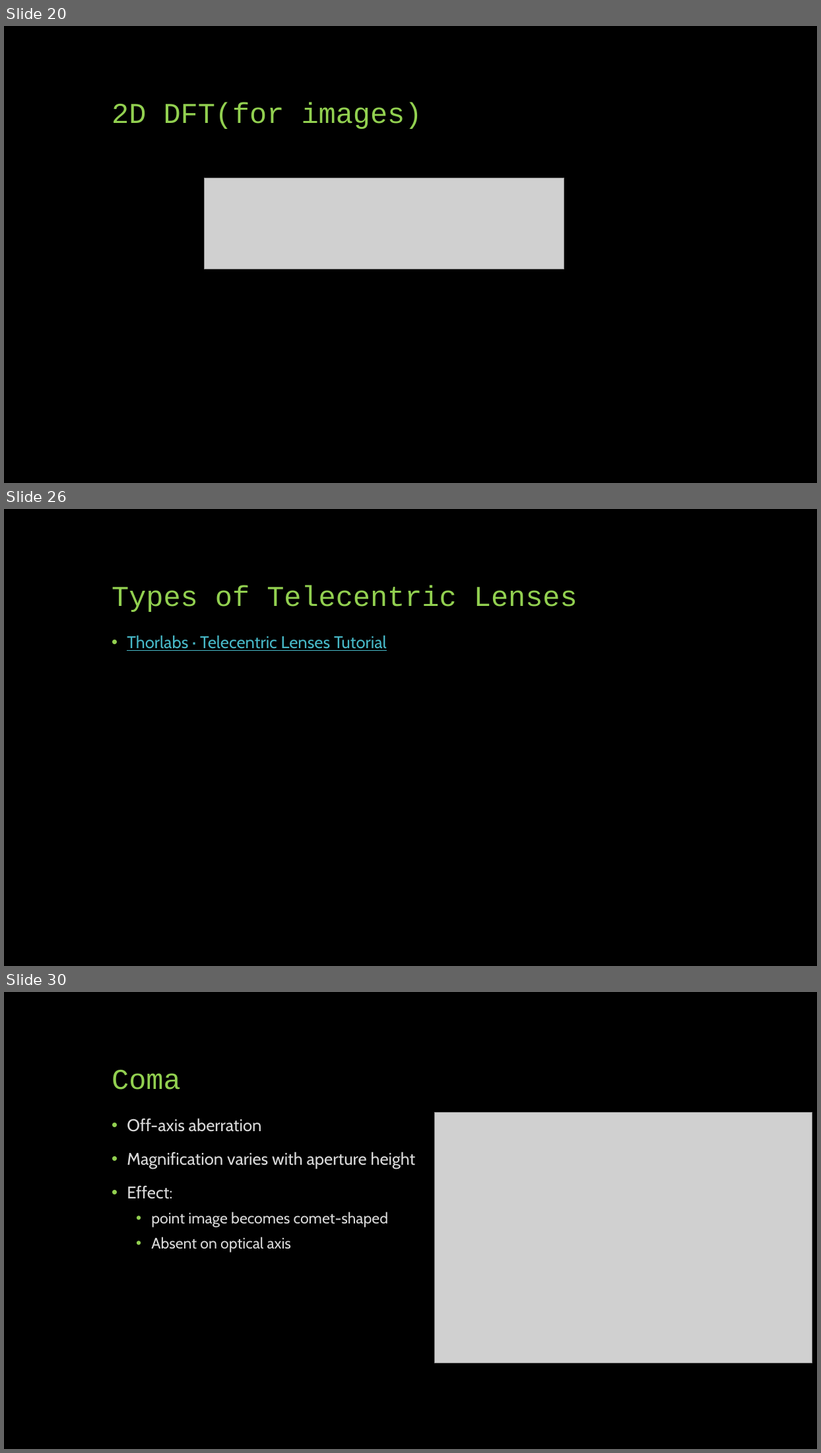
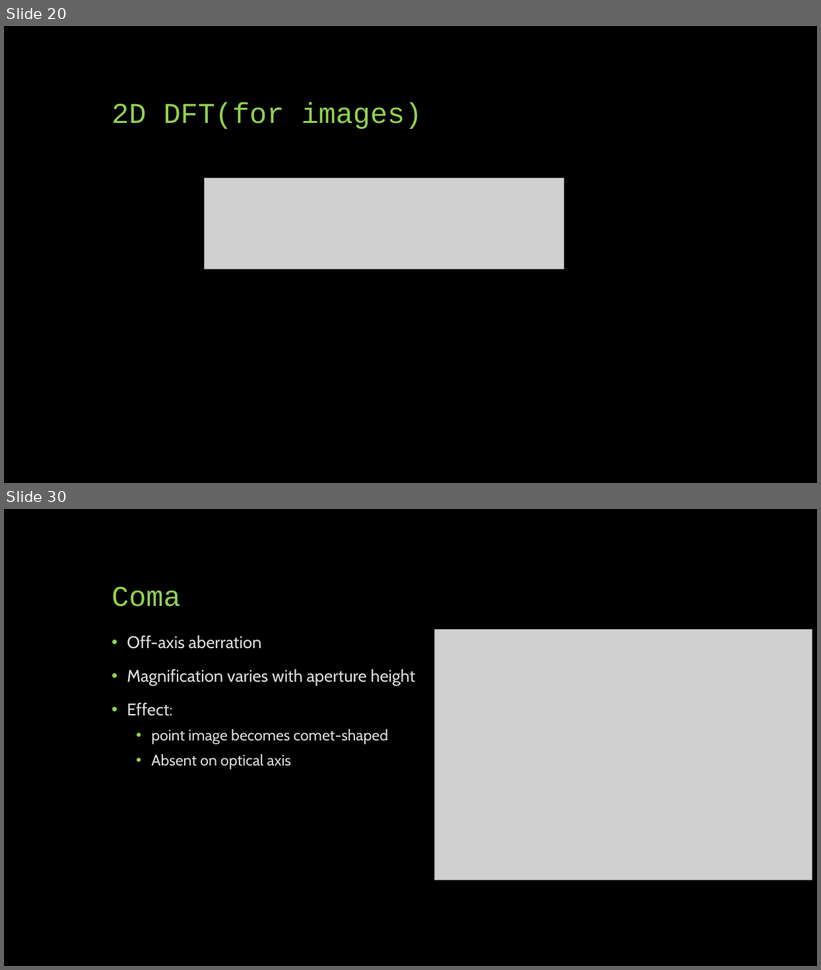
Before and after one commit to SreejithRajan-Lab/Computer-Vision, a slide deck: Presentations/Computer Vision – Module 2.pptx. Shown one above the other, each under a label of ours: slides 20, 26 and 30 before the commit, slides 20 and 30 after it; the slides between them are not shown. The pictures are 821x1453 and 821x970 pixels, drawn with LibreOffice and Linux fonts; fonts in the diff are those of the drawing; grey boxes stand for pictures. Boxes give left, top, right and bottom in pixels: in the first picture for what was removed or moved away, otherwise in the second. Text is boxed around its words. In the diff, an @@ line names an element or a change of style, - is before the commit and + after.

```diff
--- a/Presentations/Computer Vision – Module 2.pptx
+++ b/Presentations/Computer Vision – Module 2.pptx
@@ slide 26 removed at (4,509,817,966), background #000000 @@
@@ title removed at (112,585,578,612) @@
-Types of Telecentric Lenses
@@ text removed at (127,635,387,651) @@
-• Thorlabs · Telecentric Lenses Tutorial
```
Also in this commit, not shown: 9 slides added, 8 other slides removed, 1 other file.
